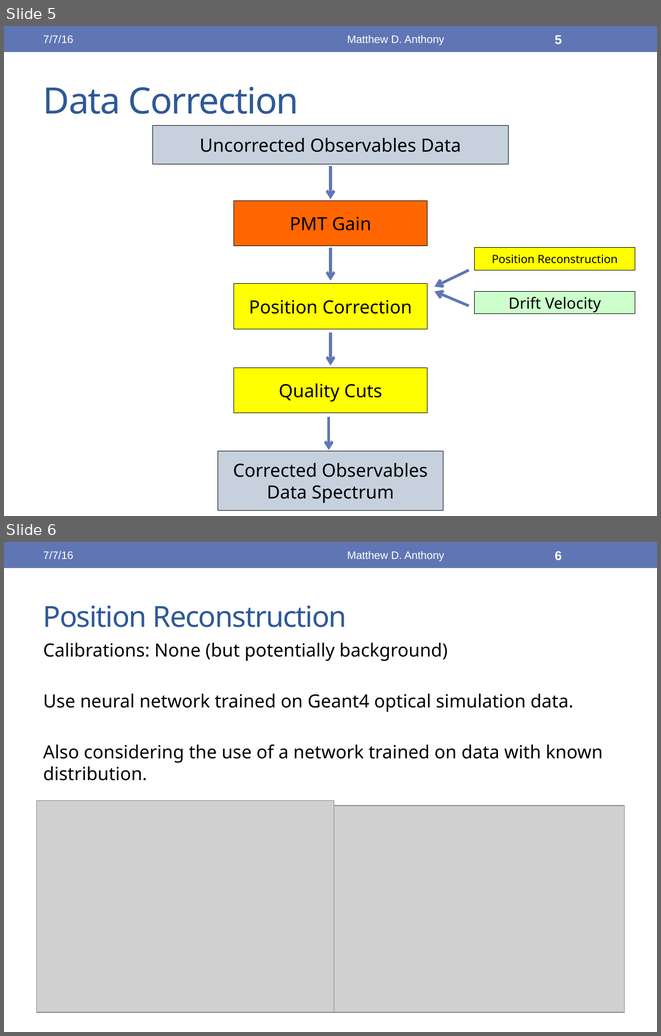
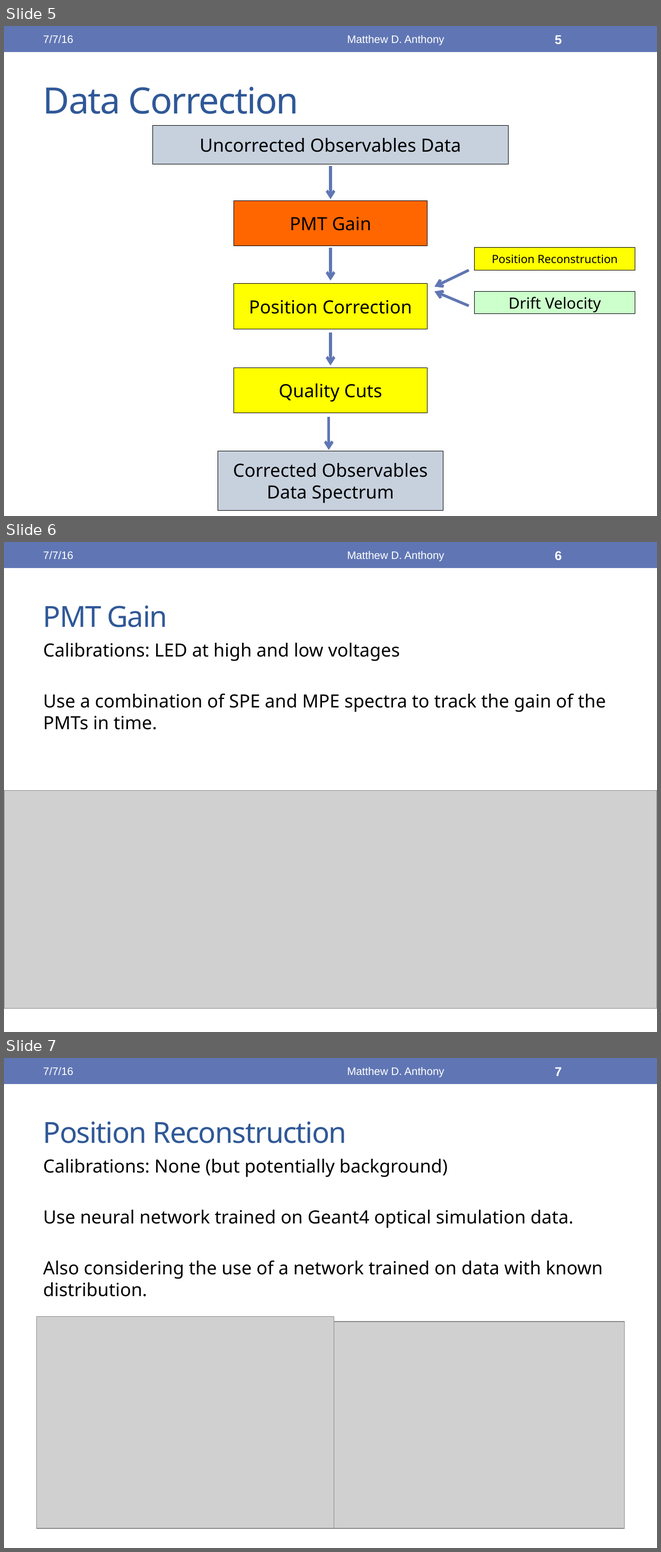
Before and after one commit to mdanthony17/neriX, a slide deck: Presentations/group_status_update/neriX_nr_status.pptx. Shown one above the other, each under a label of ours: slides 5 and 6 before the commit, slides 5, 6 and 7 after it. The pictures are 661x1036 and 661x1552 pixels, drawn with LibreOffice and Linux fonts; fonts in the diff are those of the drawing; grey boxes stand for pictures. Boxes give left, top, right and bottom in pixels: in the first picture for what was removed or moved away, otherwise in the second. Text is boxed around its words. In the diff, an @@ line names an element or a change of style, - is before the commit and + after.

```diff
--- a/Presentations/group_status_update/neriX_nr_status.pptx
+++ b/Presentations/group_status_update/neriX_nr_status.pptx
@@ slide 6 added at (4, 542, 657, 1032), background #FFFFFF; not listed: 1 template element that a slide beside it also shows @@
@@ text added at (43, 551, 73, 559), 12 pt, text #FFFFFF @@
+7/7/16
@@ text added at (347, 551, 444, 561), 12 pt, text #FFFFFF @@
+Matthew D. Anthony
@@ page number added at (555, 551, 562, 560), 14 pt, text #FFFFFF, bold @@
+6
@@ title added at (43, 605, 168, 627), 32 pt, text #2F5897 @@
+PMT Gain
@@ text added at (43, 643, 606, 730), 20 pt, text #000000 @@
+Calibrations: LED at high and low voltages
+Use a combination of SPE and MPE spectra to track the gain of the PMTs in time.
@@ picture added at (4, 790, 657, 1007) @@
@@ what was slide 6 is now slide 7 @@
@@ page number at (555, 1067, 562, 1076): text changed @@
-6
+7
```
Also in this commit, not shown: 9 other files.
